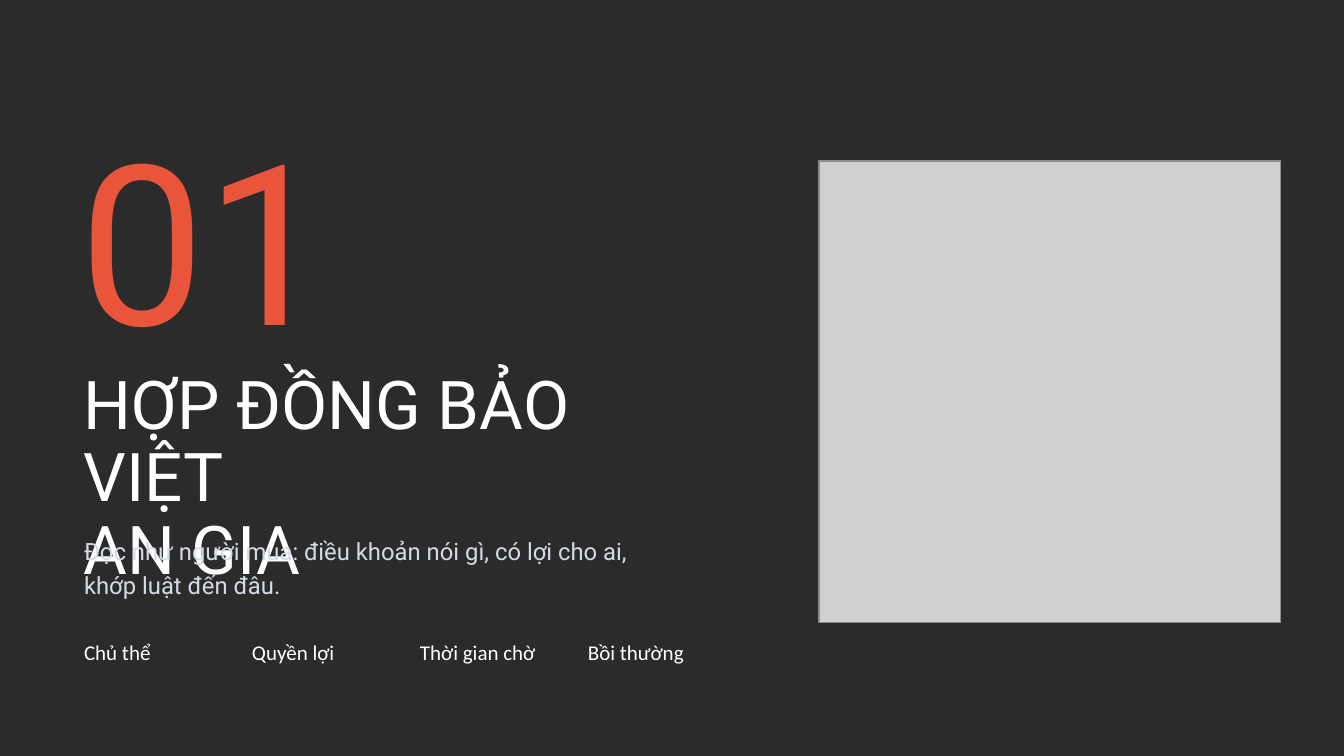
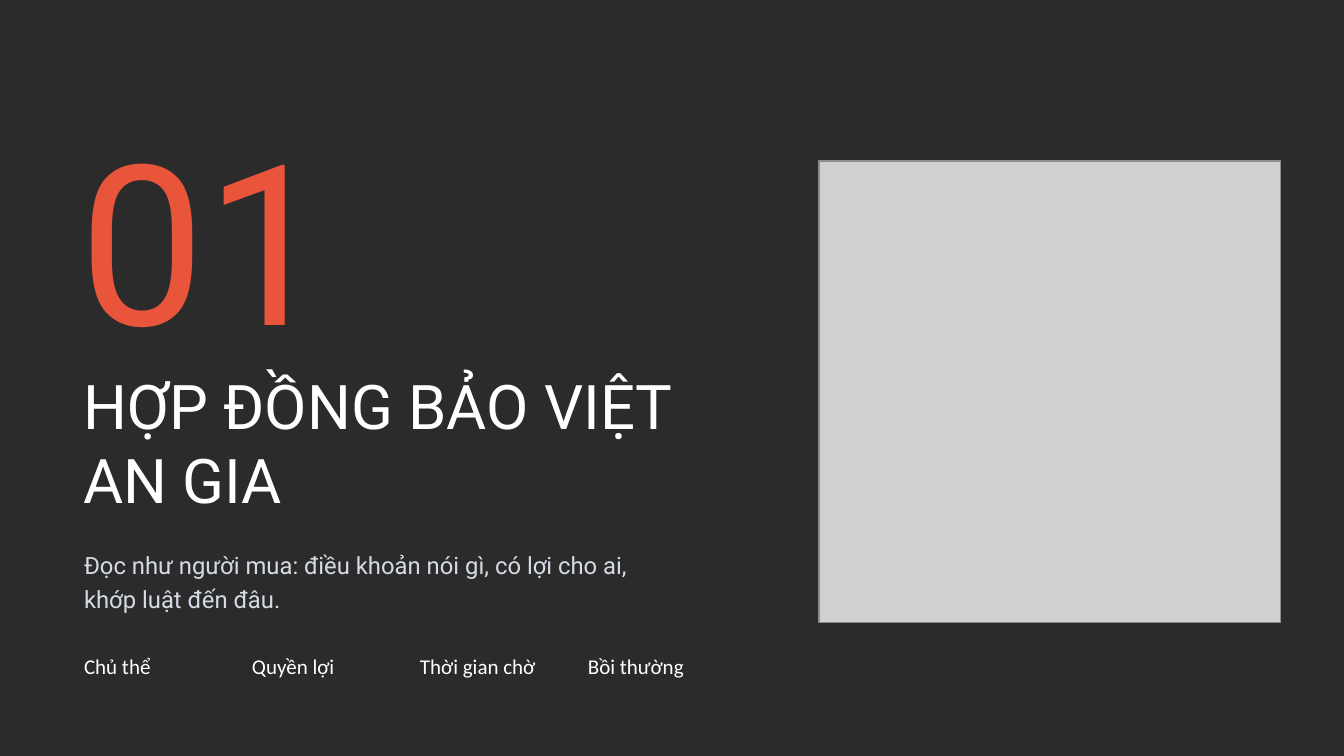
Before and after one commit to tranquanghaofake-dotcom/Law, a slide deck: slide 3 of docs/bai/hd-bao-hiem-an-gia/hd-bao-hiem-an-gia.pptx. Drawn at 1344x756 pixels with LibreOffice and Linux fonts; fonts in the diff are those of the drawing; grey boxes stand for pictures; background and template pictures are left out; a plain dark background stands for a picture behind light text. Boxes give left, top, right and bottom in pixels: in the first picture for what was removed or moved away, otherwise in the second. Text is boxed around its words. In the diff, an @@ line names an element or a change of style, - is before the commit and + after.

```diff
--- a/docs/bai/hd-bao-hiem-an-gia/hd-bao-hiem-an-gia.pptx
+++ b/docs/bai/hd-bao-hiem-an-gia/hd-bao-hiem-an-gia.pptx
@@ title at [83, 373, 672, 504]: text changed; size 48 to 44 pt @@
-HỢP ĐỒNG BẢO VIỆT
-AN GIA
+HỢP ĐỒNG BẢO VIỆT AN GIA
@@ 5 texts: place and size @@
-5 texts at [84, 538, 684, 664]
+5 texts at [84, 554, 684, 678]
```
Also in this commit, not shown: 24 other slides changed, 4 other files.
